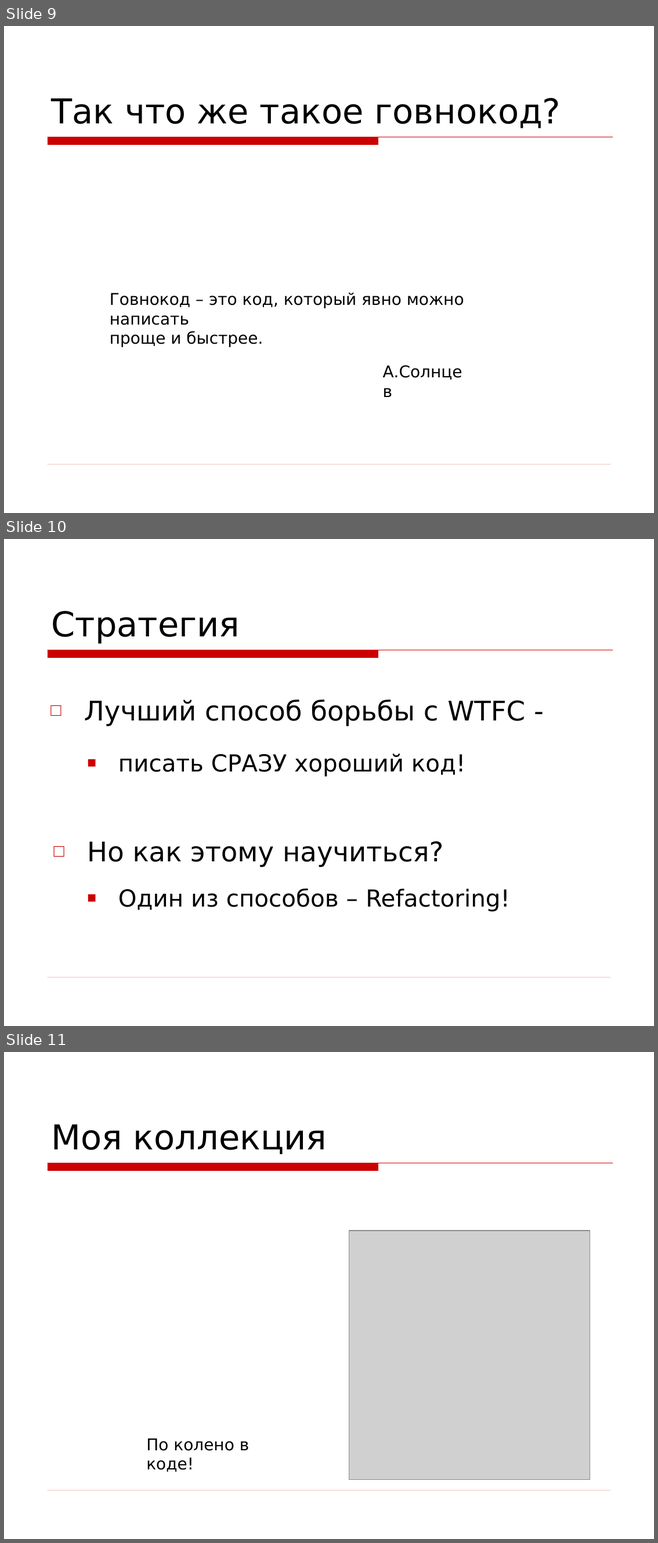
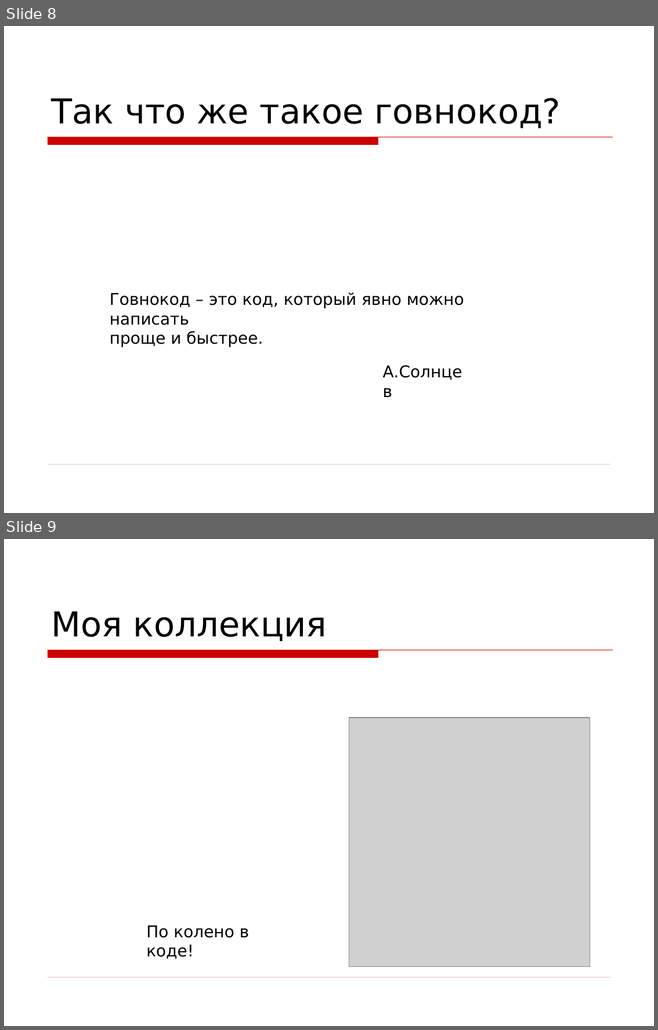
Before and after one commit to asolntsev/presentations, a slide deck: wtf-code/WTF_code.jug-lv.ru.ppt. Shown one above the other, each under a label of ours: slides 9, 10 and 11 before the commit, slides 8 and 9 after it. The pictures are 658x1543 and 658x1030 pixels, drawn with LibreOffice and Linux fonts; fonts in the diff are those of the drawing; grey boxes stand for pictures; background and template pictures are left out. Boxes give left, top, right and bottom in pixels: in the first picture for what was removed or moved away, otherwise in the second. Text is boxed around its words. In the diff, an @@ line names an element or a change of style, - is before the commit and + after.

```diff
--- a/wtf-code/WTF_code.jug-lv.ru.ppt
+++ b/wtf-code/WTF_code.jug-lv.ru.ppt
@@ slide 10 removed at (4, 539, 654, 1026), background picture (left out); not listed: 2 template elements that a slide beside it also shows @@
@@ title removed at (51, 611, 239, 644) @@
-Стратегия
@@ text removed at (84, 700, 525, 726) @@
-□ Лучший способ борьбы с WTFC -
@@ text removed at (118, 754, 465, 777) @@
-  ■ писать СРАЗУ хороший код!
@@ text removed at (87, 841, 443, 867) @@
-□ Но как этому научиться?
@@ text removed at (118, 888, 509, 912) @@
-  ■ Один из способов – Refactoring!
@@ what was slide 9 is now slide 8 @@
@@ what was slide 11 is now slide 9 @@
```
Also in this commit, not shown: 8 slides changed, 6 slides added, 4 other slides removed, 1 other file.
